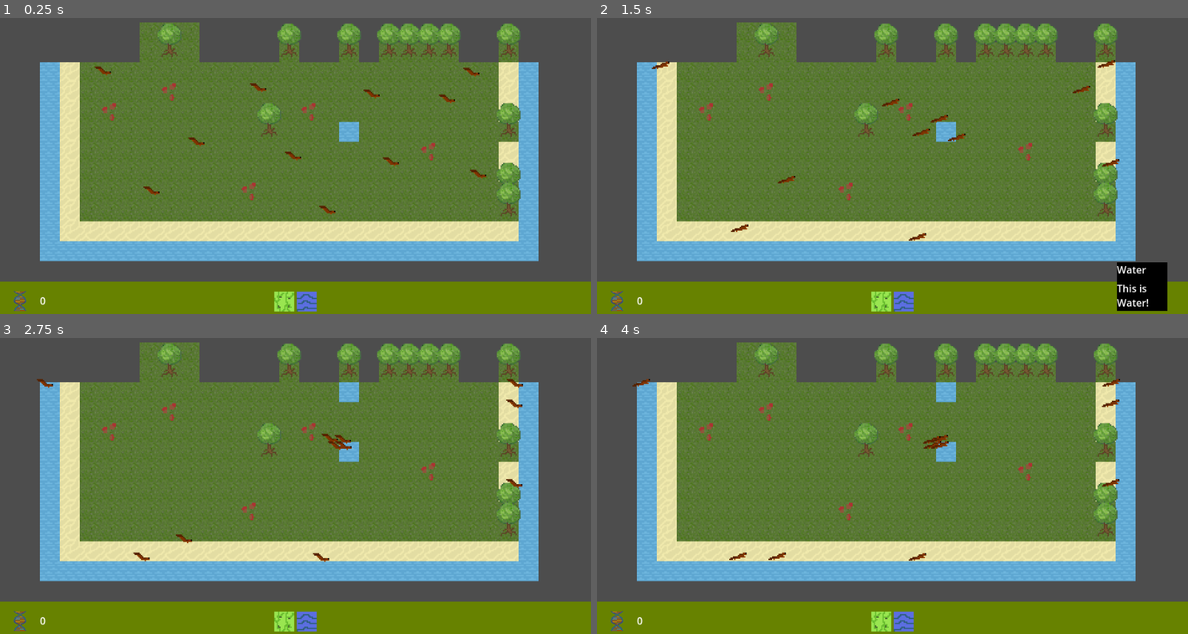
Above: before the commit, frames 1-4 (two rows, left to right).
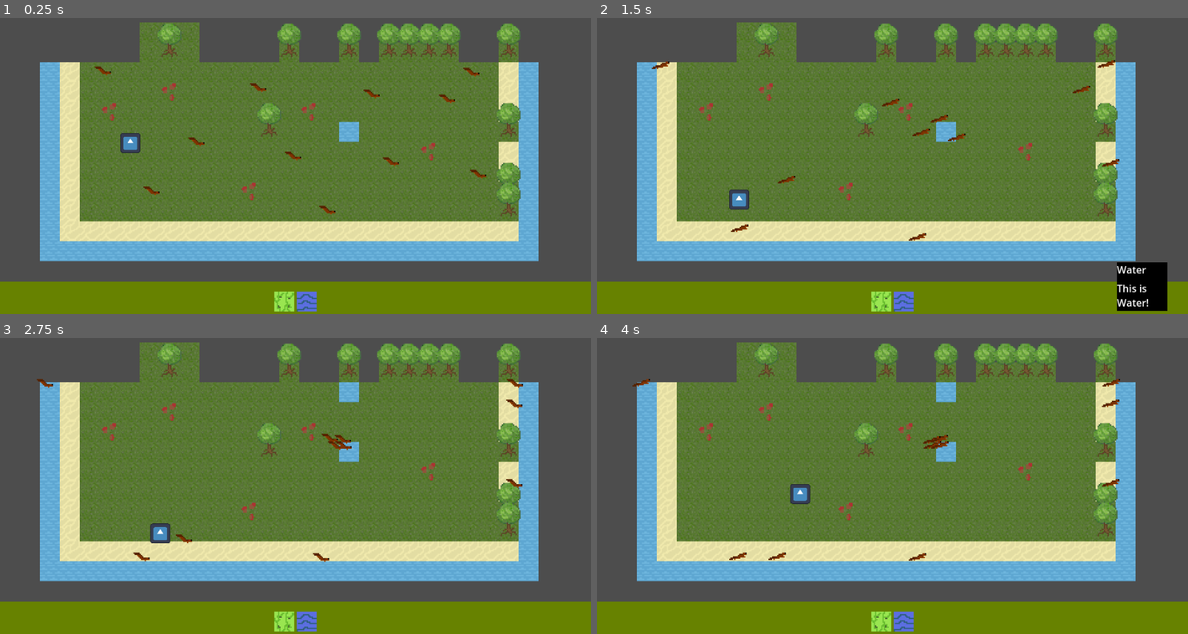
Above: after the commit, the same moments.

Repository: zliebowitz/ld56
Game: Godot game, scene res://tilemap.tscn
The game is run twice, just before and just after one commit, with the same random seed, the same clock (stepped at 60 frames per second) and the same inputs. The engine's default icon, where the game draws it, is replaced by a stand-in: a white triangle on a blue panel in a dark square.
Inputs (mouse positions are in pixels of both pictures, inside the frame that each line leads up to):
- Up to frame 1 (0.25 s): no input
- Up to frame 2 (1.5 s): move the mouse to (880, 302) at 0.52 s; click (880, 302) at 0.6 s; move the mouse to (904, 302) at 1.27 s; click (904, 302) at 1.35 s
- Up to frame 3 (2.75 s): move the mouse to (354, 394) at 2.02 s; click (354, 394) at 2.1 s
- Up to frame 4 (4 s): move the mouse to (862, 533) at 2.77 s; click (862, 533) at 2.85 s; move the mouse to (1069, 518) at 3.52 s; click (1069, 518) at 3.6 s

The runs differ from the first frame. In frame 1, 0.3% of the frame differs, in the area x 2-24%, y 38-100%; in frame 2, 0.3%; in frame 3, 0.3%, in the area x 2-29%, y 62-100%; in frame 4, 0.3%.

Commit message:
Added Hawk and Fixed Tilemap Place

Diff:
--- /dev/null
+++ b/Assets/Scripts/Animals/Hawk.tscn
@@ -0,0 +1,31 @@
+[gd_scene load_steps=4 format=3 uid="uid://bwagknfgqewx3"]
+
+[ext_resource type="Script" path="res://Assets/Scripts/Animals/animal_hawk.gd" id="1_3ifj2"]
+[ext_resource type="Texture2D" uid="uid://onur23p6t6ge" path="res://icon.svg" id="2_4maac"]
+
+[sub_resource type="SpriteFrames" id="SpriteFrames_d48wb"]
+animations = [{
+"frames": [{
+"duration": 1.0,
+"texture": ExtResource("2_4maac")
+}],
+"loop": true,
+"name": &"default",
+"speed": 5.0
+}]
+
+[node name="Hawk" type="Node2D"]
+script = ExtResource("1_3ifj2")
+state_list = Array[int]([2, 6, 3])
+state_timers = Array[float]([10.0, 5.0, 15.0])
+timed_states = Array[int]([2])
+animal_name = "Hawk"
+movement_mode = 1
+speed = 75.0
+initial_state = 2
+
+[node name="AnimatedSprite2D" type="AnimatedSprite2D" parent="."]
+scale = Vector2(0.25, 0.25)
+sprite_frames = SubResource("SpriteFrames_d48wb")
+autoplay = "default"
+speed_scale = 2.0
--- a/Assets/Scripts/Animals/animal_base.gd
+++ b/Assets/Scripts/Animals/animal_base.gd
@@ -3,17 +3,17 @@
 
 enum Movement {WALKING, FLYING, SWIMMING}
 
-enum STATE {SEEK_WATER, WAIT_DRINKING, SEEK_FOOD, WAIT_EAT, REPRODUCE_IF_ABLE, RANDOM_WANDERING}
+enum STATE {SEEK_WATER, WAIT_DRINKING, SEEK_FOOD, WAIT_EAT, REPRODUCE_IF_ABLE, RANDOM_WANDERING, GO_HOME}
 
 
 signal gain_dna(dna_value: int)
 
 # A list of states that the creature will loop through, in order.
-@export var state_list = [STATE.SEEK_WATER, STATE.SEEK_FOOD, STATE.RANDOM_WANDERING]
+@export var state_list: Array[STATE] = []
 # A list of timers, showing how long each state should last. Should be the same length as the state list
 @export var state_timers = [10, 10, 10]
 # A list of states that, if they reach the end of the state timer, kills the creature.
-@export var timed_states = [STATE.SEEK_WATER, STATE.SEEK_FOOD]
+@export var timed_states: Array[STATE] = [STATE.SEEK_WATER, STATE.SEEK_FOOD]
 @export var animal_name: String = "PLACEHOLDER"
 @export var movement_mode: Movement = Movement.WALKING
 @export var destination: Vector2 = position
@@ -28,7 +28,7 @@
 @export var reproduction_site_class : String
 
 @onready var tilemap = GlobalManager.tilemap
-var current_state : STATE = initial_state
+@onready var current_state : STATE = initial_state
 var time_in_state : float = 0
 
 
--- /dev/null
+++ b/Assets/Scripts/Animals/animal_hawk.gd
@@ -0,0 +1,23 @@
+class_name Hawk
+extends Animal
+
+#func _ready() -> void:
+	#current_state = initial_state
+
+func _process(delta: float) -> void:
+	super(delta)
+	match current_state:
+		STATE.SEEK_FOOD:
+			#TODO Get nearest animal
+			destination = tilemap.get_nearest_creature(position, Squirrel)
+			if move_towards_destination(delta):
+				advance_state()
+		STATE.GO_HOME:
+			destination = tilemap.get_nearest_tile_absolute(position, 3)
+			if move_towards_destination(delta):
+				advance_state()
+		STATE.WAIT_EAT:
+			if has_time_passed():
+				advance_state()
+		var unknown_state:
+			print("Got state ", unknown_state," for ", animal_name, ", and does not know what to do!!!")
--- a/Assets/Scripts/tilemap.gd
+++ b/Assets/Scripts/tilemap.gd
@@ -42,12 +42,20 @@
 
 func place_tile(coords: Vector2i, map_id: int = -1, sprite_id: int = -1):
 	if map_id != -1:
-		set_cell(coords, map_id, Vector2i(2, 1))
-		id_map[get_array_index(coords)] = selected_tile_id
-		print("Placing tile id ", selected_tile_id, " at ", coords)
+		var scene_source = tile_set.get_source(map_id)
+		if scene_source is TileSetScenesCollectionSource:
+			set_cell(coords, map_id, Vector2i(0, 0), 1)
+		else:
+			set_cell(coords, map_id, Vector2i(2, 1))
+		id_map[get_array_index(coords)] = map_id
+		print("Placing tile id ", map_id, " at ", coords)
 
 	if sprite_id != -1:
-		spritelayer.set_cell(coords, sprite_id, Vector2i(0, 0))
+		var scene_source = tile_set.get_source(sprite_id)
+		if scene_source is TileSetScenesCollectionSource:
+			spritelayer.set_cell(coords, sprite_id, Vector2i(0, 0), 1)
+		else:
+			spritelayer.set_cell(coords, sprite_id, Vector2i(0, 0))
 		sprite_id_map[get_array_index(coords)] = sprite_id
 		print("Placing Sprite id ", sprite_id, " at ", coords)
 
@@ -107,3 +115,15 @@
 
 func get_nearest_tile_absolute(starting_location: Vector2, id: int = -1, sprite_id: int = -1) -> Vector2:
 	return get_nearest_tile(starting_location, id, sprite_id)*32
+
+func get_nearest_creature(starting_location: Vector2, creature_type: Variant) -> Vector2:
+	var distance := 999999.9
+	var closest := Vector2(-1,-1)
+	var main = get_parent()
+	for child in main.get_children():
+		if is_instance_of(child, creature_type):
+			var new_distance = starting_location.distance_squared_to(child.position)
+			if new_distance < distance:
+				distance = new_distance
+				closest = child.position
+	return closest
--- a/tilemap.tscn
+++ b/tilemap.tscn
@@ -1,8 +1,6 @@
-[gd_scene load_steps=21 format=4 uid="uid://c5cff1stfno0j"]
-
-[ext_resource type="Script" path="res://Assets/Scripts/main.gd" id="1_5gl5y"]
+[gd_scene load_steps=20 format=4 uid="uid://c5cff1stfno0j"]
+
 [ext_resource type="Texture2D" uid="uid://btue1udj2y7bs" path="res://Assets/Tiles/Grassland.png" id="1_72vrb"]
-[ext_resource type="Texture2D" uid="uid://crhkx7ku4vfne" path="res://Graphics/DNA.png" id="1_ikf2e"]
 [ext_resource type="Texture2D" uid="uid://oha2ecvftva" path="res://Graphics/GrassTiles0.png" id="1_lp1ne"]
 [ext_resource type="Texture2D" uid="uid://d35ufd6iv5gh6" path="res://Graphics/SandTiles.png" id="1_q30io"]
 [ext_resource type="Script" path="res://Assets/Scripts/tilemap.gd" id="2_fvnuu"]
@@ -13,6 +11,7 @@
 [ext_resource type="PackedScene" uid="uid://78dhmemtgfvq" path="res://Assets/Scenes/ui_tile.tscn" id="5_mvtnu"]
 [ext_resource type="Texture2D" uid="uid://qs3watgxm7m5" path="res://Graphics/Acorn.png" id="6_u5lns"]
 [ext_resource type="PackedScene" uid="uid://knj83fof2f5h" path="res://Assets/Scripts/Animals/Squirrel.tscn" id="11_w0jgb"]
+[ext_resource type="PackedScene" uid="uid://bwagknfgqewx3" path="res://Assets/Scripts/Animals/Hawk.tscn" id="12_4q3w6"]
 
 [sub_resource type="TileSetAtlasSource" id="TileSetAtlasSource_47fab"]
 texture = ExtResource("1_lp1ne")
@@ -122,7 +121,6 @@
 sources/0 = SubResource("TileSetAtlasSource_g4501")
 
 [node name="Main" type="Node2D"]
-script = ExtResource("1_5gl5y")
 
 [node name="TileMapLayer" type="TileMapLayer" parent="."]
 tile_map_data = PackedByteArray("AAACAAQAAgACAAEAAAACAAUAAgACAAEAAAACAAYAAgACAAEAAAACAAcAAgACAAEAAAACAAgAAgACAAEAAAACAA …(4128 unchanged characters)…
@@ -200,59 +198,108 @@
 offset_right = 80.0
 offset_bottom = 79.0
 
-[node name="Currency" type="Node2D" parent="CanvasLayer"]
-z_index = 4096
-position = Vector2(0, 500)
-
-[node name="Icon" type="Sprite2D" parent="CanvasLayer/Currency"]
-texture = ExtResource("1_ikf2e")
-centered = false
-offset = Vector2(16, -4)
-
-[node name="RichTextLabel" type="RichTextLabel" parent="CanvasLayer/Currency"]
-anchors_preset = 4
-anchor_top = 0.5
-anchor_bottom = 0.5
-offset_left = 64.0
-offset_right = 156.0
-offset_bottom = 23.0
-grow_vertical = 2
-text = "0"
-
 [node name="Squirrel" parent="." instance=ExtResource("11_w0jgb")]
 position = Vector2(459, 285)
+state_list = Array[int]([0, 1, 2, 4])
+state_timers = [10.0, 3.0, 10.0, 3.0, 10.0]
+animal_name = "Squirrel"
+speed = 50.0
+dna_value = 10
+food_class = "Nut"
 
 [node name="Squirrel2" parent="." instance=ExtResource("11_w0jgb")]
 position = Vector2(316, 243)
+state_list = Array[int]([0, 1, 2, 4])
+state_timers = [10.0, 3.0, 10.0, 3.0, 10.0]
+animal_name = "Squirrel"
+speed = 50.0
+dna_value = 10
+food_class = "Nut"
 
 [node name="Squirrel3" parent="." instance=ExtResource("11_w0jgb")]
 position = Vector2(245, 322)
+state_list = Array[int]([0, 1, 2, 4])
+state_timers = [10.0, 3.0, 10.0, 3.0, 10.0]
+animal_name = "Squirrel"
+speed = 50.0
+dna_value = 10
+food_class = "Nut"
 
 [node name="Squirrel4" parent="." instance=ExtResource("11_w0jgb")]
 position = Vector2(176, 143)
+state_list = Array[int]([0, 1, 2, 4])
+state_timers = [10.0, 3.0, 10.0, 3.0, 10.0]
+animal_name = "Squirrel"
+speed = 50.0
+dna_value = 10
+food_class = "Nut"
 
 [node name="Squirrel5" parent="." instance=ExtResource("11_w0jgb")]
 position = Vector2(402, 163)
+state_list = Array[int]([0, 1, 2, 4])
+state_timers = [10.0, 3.0, 10.0, 3.0, 10.0]
+animal_name = "Squirrel"
+speed = 50.0
+dna_value = 10
+food_class = "Nut"
 
 [node name="Squirrel6" parent="." instance=ExtResource("11_w0jgb")]
 position = Vector2(604, 170)
+state_list = Array[int]([0, 1, 2, 4])
+state_timers = [10.0, 3.0, 10.0, 3.0, 10.0]
+animal_name = "Squirrel"
+speed = 50.0
+dna_value = 10
+food_class = "Nut"
 
 [node name="Squirrel7" parent="." instance=ExtResource("11_w0jgb")]
 position = Vector2(636, 295)
+state_list = Array[int]([0, 1, 2, 4])
+state_timers = [10.0, 3.0, 10.0, 3.0, 10.0]
+animal_name = "Squirrel"
+speed = 50.0
+dna_value = 10
+food_class = "Nut"
 
 [node name="Squirrel8" parent="." instance=ExtResource("11_w0jgb")]
 position = Vector2(527, 353)
+state_list = Array[int]([0, 1, 2, 4])
+state_timers = [10.0, 3.0, 10.0, 3.0, 10.0]
+animal_name = "Squirrel"
+speed = 50.0
+dna_value = 10
+food_class = "Nut"
 
 [node name="Squirrel9" parent="." instance=ExtResource("11_w0jgb")]
 position = Vector2(704, 189)
+state_list = Array[int]([0, 1, 2, 4])
+state_timers = [10.0, 3.0, 10.0, 3.0, 10.0]
+animal_name = "Squirrel"
+speed = 50.0
+dna_value = 10
+food_class = "Nut"
 
 [node name="Squirrel10" parent="." instance=ExtResource("11_w0jgb")]
 position = Vector2(754, 311)
+state_list = Array[int]([0, 1, 2, 4])
+state_timers = [10.0, 3.0, 10.0, 3.0, 10.0]
+animal_name = "Squirrel"
+speed = 50.0
+dna_value = 10
+food_class = "Nut"
 
 [node name="Squirrel11" parent="." instance=ExtResource("11_w0jgb")]
 position = Vector2(743, 145)
+state_list = Array[int]([0, 1, 2, 4])
+state_timers = [10.0, 3.0, 10.0, 3.0, 10.0]
+animal_name = "Squirrel"
+speed = 50.0
+dna_value = 10
+food_class = "Nut"
+
+[node name="Hawk" parent="." instance=ExtResource("12_4q3w6")]
+position = Vector2(201, 241)
 
 [connection signal="tile_placed" from="TileMapLayer" to="CanvasLayer" method="_on_tile_map_layer_tile_placed"]
 [connection signal="ui_tile_selected" from="CanvasLayer/GridContainer/UI_Tile" to="CanvasLayer" method="_on_ui_tile_selected"]
 [connection signal="ui_tile_selected" from="CanvasLayer/GridContainer/UI_Tile2" to="CanvasLayer" method="_on_ui_tile_selected"]
-[connection signal="gain_dna" from="Squirrel" to="." method="_on_gain_dna"]
Not shown, changed: Assets/Characters/fox/Eat/fox_eat1.png.import
Not shown, changed: Assets/Characters/fox/Eat/fox_eat2.png.import
Not shown, changed: Assets/Characters/fox/Eat/fox_eat3.png.import
Not shown, changed: Assets/Characters/fox/Eat/fox_eat4.png.import
Not shown, changed: Assets/Characters/fox/Eat/fox_eat5.png.import
Not shown, changed: Assets/Characters/fox/Eat/fox_eat6.png.import
Not shown, changed: Assets/Characters/fox/Eat/fox_eat7.png.import
Not shown, changed: Assets/Characters/fox/Run/fox_runing1.png.import
Not shown, changed: Assets/Characters/fox/Run/fox_runing2.png.import
Not shown, changed: Assets/Characters/fox/Run/fox_runing3.png.import
Not shown, changed: Assets/Characters/fox/Sleep/fox_sleep1.png.import
Not shown, changed: Assets/Characters/fox/Sleep/fox_sleep2.png.import
(and 16 more such lines)
